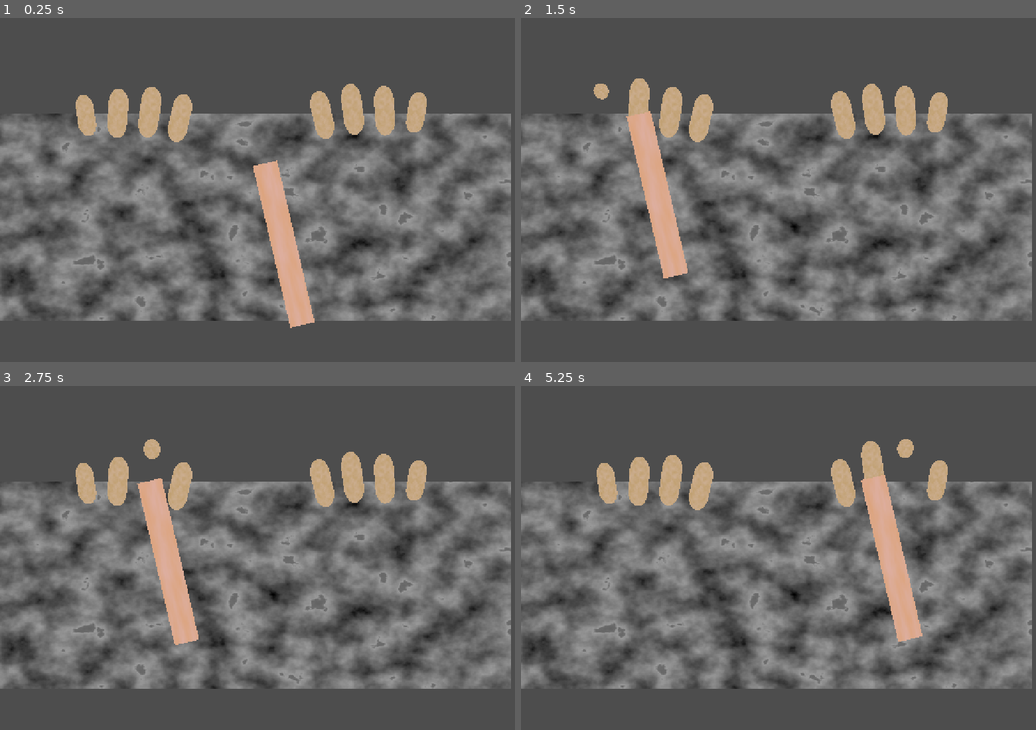
Above: before the commit, frames 1-4 (two rows, left to right).
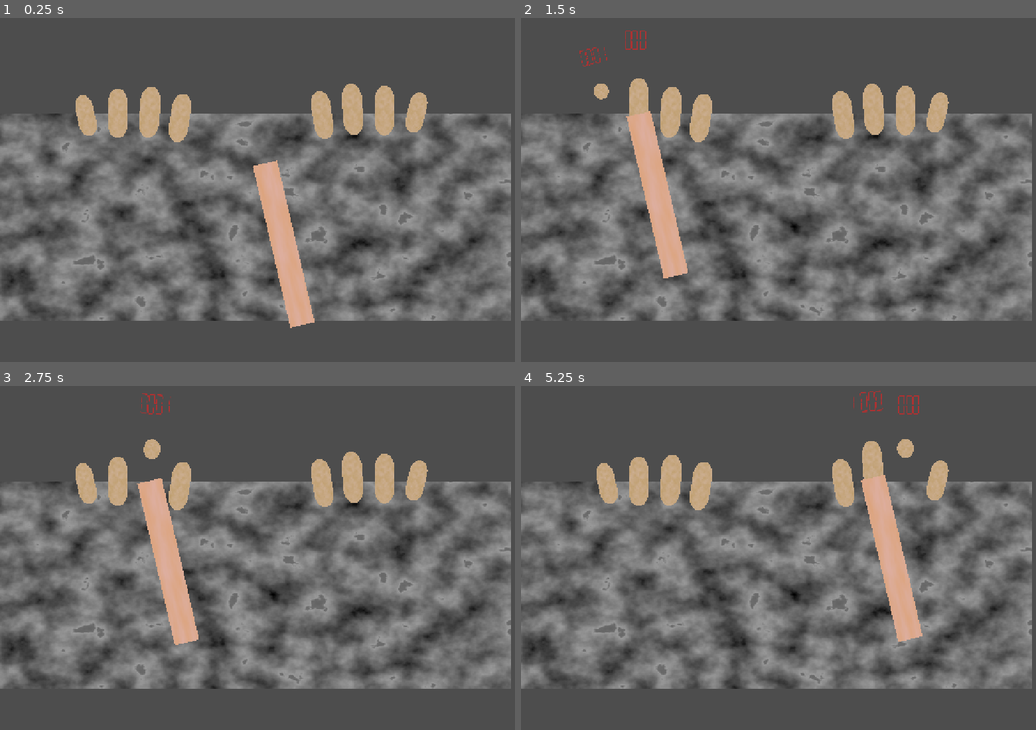
Above: after the commit, the same moments.

Repository: tom-frantz/gmtk-2026
Game: Godot game, scene res://scenes/minigames/finger_hammer/minigame_finger_hammer.tscn
Two runs of this game, one before a commit and one after it. Both use one fixed random seed, a clock stepped at 60 frames per second and the inputs below. This scene is started directly instead of the project's main scene.
Inputs (mouse positions are in pixels of both pictures, inside the frame that each line leads up to):
- Up to frame 1 (0.25 s): no input
- Up to frame 2 (1.5 s): tap Enter at 0.5 s; move the mouse to (608, 114) at 0.52 s; click (608, 114) at 0.6 s; tap Space at 1.25 s; move the mouse to (639, 114) at 1.27 s; click (639, 114) at 1.35 s
- Up to frame 3 (2.75 s): move the mouse to (149, 478) at 2.02 s; click (149, 478) at 2.1 s
- Up to frame 4 (5.25 s): move the mouse to (701, 485) at 2.77 s; click (701, 485) at 2.85 s; move the mouse to (938, 478) at 3.52 s; click (938, 478) at 3.6 s; move the mouse to (907, 478) at 4.27 s; click (907, 478) at 4.35 s; move the mouse to (871, 478) at 5.02 s; click (871, 478) at 5.1 s

The runs differ from the first frame. In frame 1, 0.2% of the frame differs, in the area x 14-84%, y 19-37%; in frame 2, 0.4%; in frame 3, 0.3%; in frame 4, 0.4%, in the area x 14-84%, y 1-37%.

Commit message:
feet: Hanging Finger sfx

Diff:
--- a/scenes/minigames/finger_hammer/hanging_finger.gd
+++ b/scenes/minigames/finger_hammer/hanging_finger.gd
@@ -1,37 +1,50 @@
-extends Area2D
+extends Node2D
 
 class_name HangingFinger2D
 
 @export var smash_timeout: float = 1
 var is_smashed: bool = false
 var is_hovered: bool = false
+var finger_animations: AnimationPlayer
+var smashed_timer: Node2D
+
+func _ready() -> void:
+    finger_animations = %FingerAnimations
+    smashed_timer = %SmashedTimer
 
 signal smashed(finger: HangingFinger2D)
 
 func _input(event: InputEvent) -> void:
-	if event is InputEventMouseButton and event.is_pressed():
-		if is_hovered:
-			smash()
+    if event is InputEventMouseButton and event.is_pressed():
+        if is_hovered:
+            smash()
 
 func smash() -> void:
-	%FingerAnimations.play("hit")
-	%SmashedTimer.start(smash_timeout)
-	is_smashed = true
-	is_hovered = false
-	emit_signal("smashed", self)
+    finger_animations.play("hit")
+    smashed_timer.show()
+    (smashed_timer.get_node("Timer") as Timer).start(smash_timeout)
+    is_smashed = true
+    is_hovered = false
+    emit_signal("smashed", self)
+    (%YelpSFX as AudioStreamPlayer).play()
 
 func recover() -> void:
-	%SmashedTimer.stop()
-	is_smashed = false
-	%FingerAnimations.play_backwards("hit")
+    smashed_timer.hide()
+    (smashed_timer.get_node("Timer") as Timer).stop()
+    is_smashed = false
+    finger_animations.play_backwards("hit")
 
 
 func start_hover() -> void:
-	if not is_smashed:
-		is_hovered = true
-		%FingerAnimations.play("shaking")
+    if not is_smashed:
+        is_hovered = true
+        finger_animations.play("shaking")
 
 func end_hover() -> void:
-	if not is_smashed:
-		is_hovered = false
-		%FingerAnimations.stop()
+    if not is_smashed:
+        is_hovered = false
+        finger_animations.stop()
+
+func hand_smashed() -> void:
+    smashed_timer.hide()
+    (smashed_timer.get_node("Timer") as Timer).stop()
--- a/scenes/minigames/finger_hammer/hanging_finger.tscn
+++ b/scenes/minigames/finger_hammer/hanging_finger.tscn
@@ -1,10 +1,16 @@
 [gd_scene format=3 uid="uid://f1fkqbxrtxi2"]
 
 [ext_resource type="Script" uid="uid://kpl1s6uq75fh" path="res://scenes/minigames/finger_hammer/hanging_finger.gd" id="1_5hh8l"]
-
-[sub_resource type="CapsuleShape2D" id="CapsuleShape2D_us37y"]
-radius = 30.0
-height = 100.0
+[ext_resource type="PackedScene" uid="uid://d3qorbs0l4srn" path="res://scenes/common/timer/timer.tscn" id="2_ux67n"]
+[ext_resource type="AudioStream" uid="uid://crq4uoly53l74" path="res://assets/sound/fx/yelp1.wav" id="3_jd36g"]
+[ext_resource type="AudioStream" uid="uid://cxaclbi3dut68" path="res://assets/sound/fx/yelp2.wav" id="4_2efa6"]
+[ext_resource type="AudioStream" uid="uid://bwdgoqcnm2jb1" path="res://assets/sound/fx/yelp3.wav" id="5_0rpii"]
+[ext_resource type="AudioStream" uid="uid://b0n8qqh4iqhr0" path="res://assets/sound/fx/yelp4.wav" id="6_kbqcc"]
+[ext_resource type="AudioStream" uid="uid://bo71ry4f4wj7q" path="res://assets/sound/fx/yelp5.wav" id="7_u0yoy"]
+[ext_resource type="AudioStream" uid="uid://ba7bqyx618juh" path="res://assets/sound/fx/yelp6.wav" id="8_lhkax"]
+[ext_resource type="AudioStream" uid="uid://gghcbcaedbbv" path="res://assets/sound/fx/yelp7.wav" id="9_uk8i1"]
+[ext_resource type="AudioStream" uid="uid://civnbg5ac755x" path="res://assets/sound/fx/yelp8.wav" id="10_ee0fu"]
+[ext_resource type="AudioStream" uid="uid://6rcbcahipvbc" path="res://assets/sound/fx/yelpshort.wav" id="11_wjl8l"]
 
 [sub_resource type="CapsuleMesh" id="CapsuleMesh_v7qgo"]
 radius = 30.0
@@ -12,26 +18,12 @@
 radial_segments = 45
 rings = 10
 
-[sub_resource type="Gradient" id="Gradient_otdpp"]
-colors = PackedColorArray(0.7133827, 0.5770507, 0.3291013, 1, 0.8437291, 0.7376026, 0.6913125, 1)
-
-[sub_resource type="FastNoiseLite" id="FastNoiseLite_8udrf"]
-noise_type = 4
-frequency = 0.0355
-offset = Vector3(-27.52, 0, 0)
-
-[sub_resource type="NoiseTexture2D" id="NoiseTexture2D_k4s3g"]
-height = 530
-noise = SubResource("FastNoiseLite_8udrf")
-color_ramp = SubResource("Gradient_otdpp")
-normalize = false
-
 [sub_resource type="Animation" id="Animation_5hh8l"]
 length = 0.001
 tracks/0/type = "value"
 tracks/0/imported = false
 tracks/0/enabled = true
-tracks/0/path = NodePath("%FingerHolding:position")
+tracks/0/path = NodePath("FingerHolding:position")
 tracks/0/interp = 1
 tracks/0/loop_wrap = true
 tracks/0/keys = {
@@ -50,7 +42,7 @@
 "times": PackedFloat32Array(0),
 "transitions": PackedFloat32Array(1),
 "update": 0,
-"values": [0.108210415]
+"values": [0.0]
 }
 tracks/2/type = "value"
 tracks/2/imported = false
@@ -136,7 +128,7 @@
 "times": PackedFloat32Array(0, 0.125, 0.25, 0.375, 0.5, 0.625, 0.75000006, 0.87500006, 1),
 "transitions": PackedFloat32Array(1, 1, 1, 1, 1, 1, 1, 1, 1),
 "update": 0,
-"values": [0.0, 0.108210415, 0.0, -0.11170107212763669, 0.0, 0.108210415, 0.0, -0.11170107212763669, 0.0]
+"values": [0.0, 0.108210415, 0.0, -0.11170107212763668, 0.0, 0.108210415, 0.0, -0.11170107212763668, 0.0]
 }
 
 [sub_resource type="AnimationLibrary" id="AnimationLibrary_u4awx"]
@@ -146,27 +138,72 @@
 &"shaking": SubResource("Animation_fmnn8")
 }
 
-[node name="Finger" type="Area2D" unique_id=1510985001]
+[sub_resource type="CapsuleShape2D" id="CapsuleShape2D_us37y"]
+radius = 30.0
+height = 100.0
+
+[sub_resource type="Gradient" id="Gradient_otdpp"]
+colors = PackedColorArray(0.7133827, 0.5770507, 0.3291013, 1, 0.8437291, 0.7376026, 0.6913125, 1)
+
+[sub_resource type="FastNoiseLite" id="FastNoiseLite_8udrf"]
+noise_type = 4
+frequency = 0.0355
+offset = Vector3(-27.52, 0, 0)
+
+[sub_resource type="NoiseTexture2D" id="NoiseTexture2D_k4s3g"]
+height = 530
+noise = SubResource("FastNoiseLite_8udrf")
+color_ramp = SubResource("Gradient_otdpp")
+normalize = false
+
+[sub_resource type="AudioStreamRandomizer" id="AudioStreamRandomizer_363s0"]
+random_pitch = 1.0346073
+streams_count = 9
+stream_0/stream = ExtResource("3_jd36g")
+stream_1/stream = ExtResource("4_2efa6")
+stream_2/stream = ExtResource("5_0rpii")
+stream_3/stream = ExtResource("6_kbqcc")
+stream_4/stream = ExtResource("7_u0yoy")
+stream_5/stream = ExtResource("8_lhkax")
+stream_6/stream = ExtResource("9_uk8i1")
+stream_7/stream = ExtResource("10_ee0fu")
+stream_8/stream = ExtResource("11_wjl8l")
+
+[node name="Finger" type="Node2D" unique_id=683855000]
 script = ExtResource("1_5hh8l")
 
-[node name="CollisionShape2D" type="CollisionShape2D" parent="." unique_id=1558834543]
+[node name="SmashedTimer" parent="." unique_id=1923668992 instance=ExtResource("2_ux67n")]
+unique_name_in_owner = true
+visible = false
+position = Vector2(0, -147)
+scale = Vector2(0.4, 0.4)
+
+[node name="FingerAnimations" type="AnimationPlayer" parent="." unique_id=409710190]
+unique_name_in_owner = true
+deterministic = true
+root_node = NodePath("../FingerArea")
+libraries/ = SubResource("AnimationLibrary_u4awx")
+
+[node name="FingerArea" type="Area2D" parent="." unique_id=1510985001]
+
+[node name="CollisionShape2D" type="CollisionShape2D" parent="FingerArea" unique_id=1558834543]
 shape = SubResource("CapsuleShape2D_us37y")
 debug_color = Color(9.62615e-07, 0.5975621, 0.7157372, 0.41960785)
 
-[node name="FingerHolding" type="MeshInstance2D" parent="." unique_id=795391792]
-unique_name_in_owner = true
-rotation = 0.108210415
+[node name="FingerHolding" type="MeshInstance2D" parent="FingerArea" unique_id=795391792]
+unique_name_in_owner = true
 mesh = SubResource("CapsuleMesh_v7qgo")
 texture = SubResource("NoiseTexture2D_k4s3g")
 
-[node name="FingerAnimations" type="AnimationPlayer" parent="." unique_id=409710190]
-unique_name_in_owner = true
-deterministic = true
-libraries/ = SubResource("AnimationLibrary_u4awx")
-
-[node name="SmashedTimer" type="Timer" parent="." unique_id=2000101401]
-unique_name_in_owner = true
-
-[connection signal="mouse_entered" from="." to="." method="start_hover"]
-[connection signal="mouse_exited" from="." to="." method="end_hover"]
-[connection signal="timeout" from="SmashedTimer" to="." method="recover"]
+[node name="YelpSFX" type="AudioStreamPlayer" parent="." unique_id=1052729476]
+unique_name_in_owner = true
+stream = SubResource("AudioStreamRandomizer_363s0")
+volume_db = -0.836
+pitch_scale = 1.5
+playback_type = 2
+
+[connection signal="timeout" from="SmashedTimer/Timer" to="." method="recover"]
+[connection signal="mouse_entered" from="FingerArea" to="." method="start_hover"]
+[connection signal="mouse_exited" from="FingerArea" to="." method="end_hover"]
+
+[editable path="SmashedTimer"]
